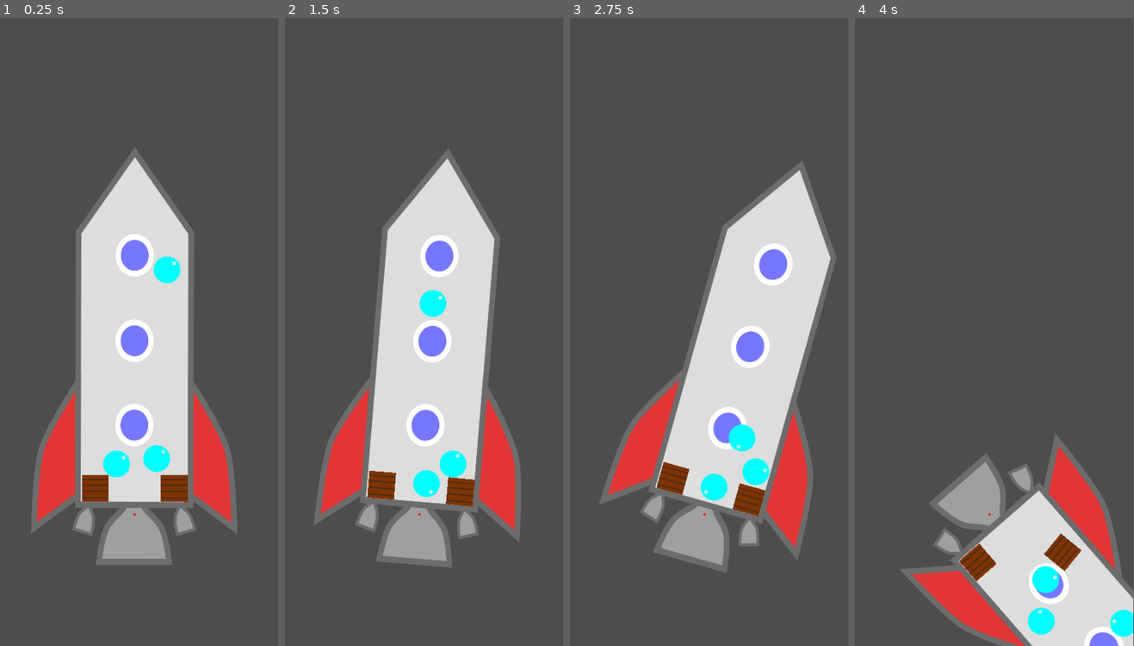
Above: before the commit, frames 1-4 (left to right).
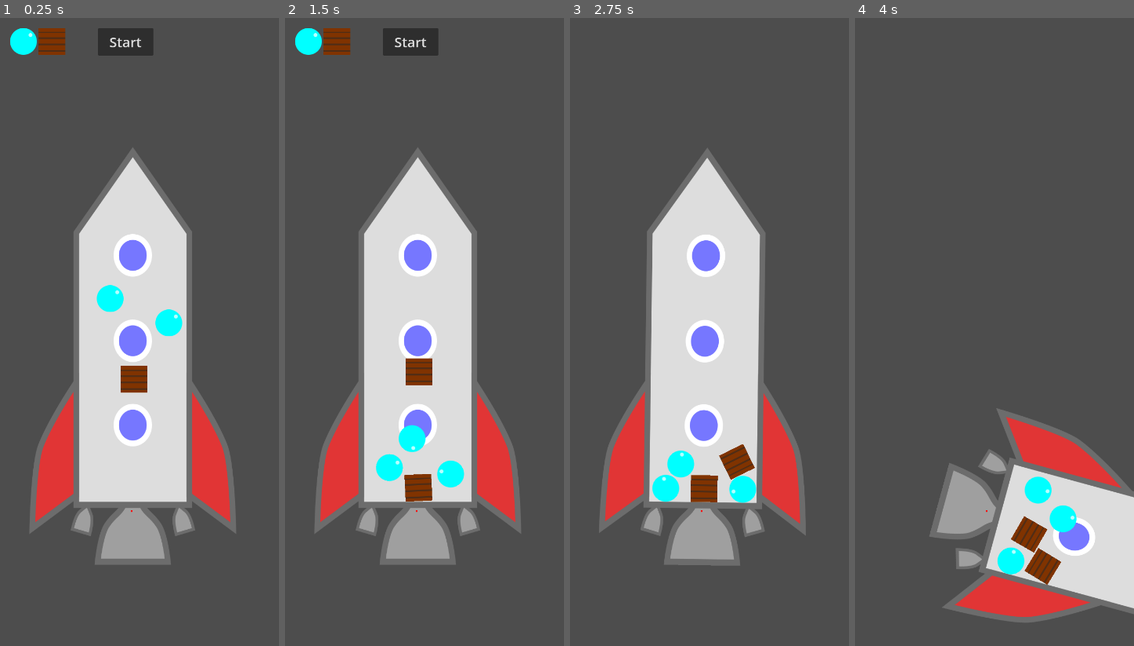
Above: after the commit, the same moments.

Repository: aligator/SpaceDelivery
Game: Godot game, scene res://world.tscn
The game is run twice, just before and just after one commit, with the same random seed, the same clock (stepped at 60 frames per second) and the same inputs.
Inputs (mouse positions are in pixels of both pictures, inside the frame that each line leads up to):
- Up to frame 1 (0.25 s): no input
- Up to frame 2 (1.5 s): click (307, 43) at 0.52 s; click (338, 43) at 1.27 s
- Up to frame 3 (2.75 s): click (695, 43) at 2 s, where only the run after the commit has a clickable "Start"
- Up to frame 4 (4 s): move the mouse to (1055, 300) at 2.77 s; hold Right (ui_right) 2.78-3.53 s; click (1055, 300) at 2.92 s; move the mouse to (938, 363) at 3.52 s; hold Left (ui_left) from 3.53 s (still down); click (938, 363) at 3.67 s
In our replay, the window is 355x800 before the commit and 356x800 after it. These sizes can differ from the game's own. Grey fills any space a smaller window leaves; there, only what the larger window draws over its background counts as a difference.

The runs differ from the first frame. In frame 1, 7.2% of the frame differs, in the area x 3-85%, y 1-88%; in frame 2, 17%; in frame 3, 28%, in the area x 10-96%, y 20-89%; in frame 4, 18%.

Commit message:
object placement

Diff:
--- a/objects/ball.tscn
+++ b/objects/ball.tscn
@@ -1,22 +1,31 @@
-[gd_scene load_steps=4 format=3 uid="uid://dykfwuv1coid1"]
+[gd_scene load_steps=5 format=3 uid="uid://dykfwuv1coid1"]
 
 [ext_resource type="Texture2D" uid="uid://gc8y7brk87ox" path="res://assets/ball.svg" id="1_ax7aw"]
+[ext_resource type="Script" path="res://objects/object.gd" id="1_xr6lr"]
 
 [sub_resource type="PhysicsMaterial" id="PhysicsMaterial_ql2by"]
-bounce = 1.0
+bounce = 0.5
 
 [sub_resource type="CircleShape2D" id="CircleShape2D_q1r4u"]
 radius = 32.0
 
-[node name="Ball" type="RigidBody2D"]
+[node name="Ball" type="Node2D"]
+position = Vector2(-32, -32)
+
+[node name="RigidBody2D" type="RigidBody2D" parent="."]
+collision_layer = 3
+input_pickable = true
 mass = 4.0
 physics_material_override = SubResource("PhysicsMaterial_ql2by")
+script = ExtResource("1_xr6lr")
 
-[node name="CollisionShape2D" type="CollisionShape2D" parent="."]
+[node name="CollisionShape2D" type="CollisionShape2D" parent="RigidBody2D"]
 position = Vector2(32, 32)
 shape = SubResource("CircleShape2D_q1r4u")
 debug_color = Color(0, 0.6, 0.701961, 0.419608)
 
-[node name="Ball" type="Sprite2D" parent="."]
+[node name="Ball" type="Sprite2D" parent="RigidBody2D"]
 position = Vector2(32, 32)
 texture = ExtResource("1_ax7aw")
+
+[connection signal="input_event" from="RigidBody2D" to="RigidBody2D" method="_on_input_event"]
--- a/objects/box.tscn
+++ b/objects/box.tscn
@@ -1,18 +1,27 @@
-[gd_scene load_steps=3 format=3 uid="uid://bmncbnlwcrmk8"]
+[gd_scene load_steps=4 format=3 uid="uid://bmncbnlwcrmk8"]
 
+[ext_resource type="Script" path="res://objects/object.gd" id="1_30ksu"]
 [ext_resource type="Texture2D" uid="uid://bd48s2kywab0j" path="res://assets/box.svg" id="1_ie0cn"]
 
 [sub_resource type="RectangleShape2D" id="RectangleShape2D_m5t1r"]
 size = Vector2(64, 64)
 
-[node name="Box" type="RigidBody2D"]
+[node name="Box" type="Node2D"]
+position = Vector2(-32, -32)
+
+[node name="RigidBody2D" type="RigidBody2D" parent="."]
+collision_layer = 3
+input_pickable = true
 mass = 10.0
+script = ExtResource("1_30ksu")
 
-[node name="CollisionShape2D" type="CollisionShape2D" parent="."]
+[node name="CollisionShape2D" type="CollisionShape2D" parent="RigidBody2D"]
 position = Vector2(32, 32)
 shape = SubResource("RectangleShape2D_m5t1r")
 debug_color = Color(0, 0.6, 0.701961, 0.419608)
 
-[node name="Box" type="Sprite2D" parent="."]
+[node name="Box" type="Sprite2D" parent="RigidBody2D"]
 position = Vector2(32, 32)
 texture = ExtResource("1_ie0cn")
+
+[connection signal="input_event" from="RigidBody2D" to="RigidBody2D" method="_on_input_event"]
--- /dev/null
+++ b/objects/object.gd
@@ -0,0 +1,28 @@
+extends RigidBody2D
+
+@onready var ui = get_node("/root/World/UI")
+@onready var spaceShipPlacementArea: Area2D = get_node("/root/World/SpaceShip/PlacementArea")
+@onready var parent = get_parent()
+
+var doMove: bool = false
+
+func _physics_process(delta):
+	freeze = doMove
+	if doMove:
+		rotation = 0
+		global_transform.origin = get_global_mouse_position() - Vector2(32, 32)
+
+
+func _on_input_event(viewport, event, shape_idx):
+	if !ui.isInEditMode:
+		return
+
+	if event is InputEventMouseButton:
+		if event.pressed:
+			if !doMove:
+				doMove = true
+			else:
+				print("test")
+				if spaceShipPlacementArea.overlaps_body(self):
+					print("inside")
+					doMove = false
--- a/project.godot
+++ b/project.godot
@@ -19,6 +19,7 @@
 
 window/size/viewport_width=400
 window/size/viewport_height=900
+window/stretch/mode="viewport"
 window/stretch/scale=0.6
 window/handheld/orientation=1
 
--- a/space_ship/space_ship.tscn
+++ b/space_ship/space_ship.tscn
@@ -13,7 +13,7 @@
 radius = 22.0
 
 [node name="SpaceShip" type="Node2D"]
-position = Vector2(0, -318)
+position = Vector2(6, -320)
 
 [node name="RigidBody2D" type="RigidBody2D" parent="."]
 mass = 10.0
@@ -24,22 +24,30 @@
 metadata/_edit_vertical_guides_ = []
 
 [node name="Rocket" type="Sprite2D" parent="RigidBody2D"]
-position = Vector2(1.99999, -30)
+position = Vector2(-3, -28)
 scale = Vector2(0.705714, 0.781519)
 texture = ExtResource("2_8j81e")
 
 [node name="CollisionPolygon2D" parent="RigidBody2D" instance=ExtResource("1_nxlyw")]
-position = Vector2(2, -2)
-polygon = PackedVector2Array(-128, -320, 0, -502, 128, -320, 128, 320, 64, 320, 41, 319, 41, 341, 41, 391, 30, 391, -45, 391, -45, 377, -45, 329, -42, 329, -23, 329, -23, 376, 25, 376, 25, 329, -23, 329, -45, 329, -45, 320, -128, 320)
+position = Vector2(-3, 0)
+polygon = PackedVector2Array(-128, -320, 0, -502, 128, -320, 128, 320, 64, 320, 41, 320, 41, 341, 41, 391, 25, 391, -45, 391, -45, 376, -45, 320, -25, 320, -25, 376, 20, 376, 20, 320, -23, 320, -45, 320, -128, 320)
 
 [node name="BottomCollision" type="StaticBody2D" parent="."]
 position = Vector2(-326, -670)
 physics_material_override = SubResource("PhysicsMaterial_x1v6m")
 
 [node name="CollisionShape2D" type="CollisionShape2D" parent="BottomCollision"]
-position = Vector2(328, 1021)
+position = Vector2(320, 1013)
 shape = SubResource("CircleShape2D_6oinw")
 
 [node name="Red" type="Sprite2D" parent="BottomCollision/CollisionShape2D"]
 scale = Vector2(0.25, 0.25)
 texture = ExtResource("4_3g2xk")
+
+[node name="PlacementArea" type="Area2D" parent="."]
+collision_layer = 2
+collision_mask = 2
+
+[node name="CollisionPolygon2D" type="CollisionPolygon2D" parent="PlacementArea"]
+position = Vector2(-175, -389)
+polygon = PackedVector2Array(45, 69, 44, 709, 300, 709, 299, 69, 172, -113)
--- /dev/null
+++ b/spawner.gd
@@ -0,0 +1,20 @@
+extends TextureButton
+
+@export var scene: PackedScene
+@onready var ship = get_tree().root.get_node("/root/World/SpaceShip")
+@onready var ui = get_owner()
+
+# Called when the node enters the scene tree for the first time.
+func _ready():
+	pass # Replace with function body.
+
+
+# Called every frame. 'delta' is the elapsed time since the previous frame.
+func _process(delta):
+	pass
+
+
+func _on_pressed():
+	if ui.isInEditMode:
+		var newObject = scene.instantiate()
+		ship.add_child(newObject)
--- /dev/null
+++ b/ui.gd
@@ -0,0 +1,23 @@
+extends Control
+
+@export var isInEditMode: bool = true
+@onready var shipBody: RigidBody2D = get_tree().root.get_node("/root/World/SpaceShip/RigidBody2D")
+@onready var startButton: Button = $StartButton
+@onready var spawners: HBoxContainer = $Spawners
+
+# Called when the node enters the scene tree for the first time.
+func _ready():
+
+	pass # Replace with function body.
+
+
+# Called every frame. 'delta' is the elapsed time since the previous frame.
+func _process(delta):
+	shipBody.freeze = isInEditMode
+	pass
+
+
+func _on_button_pressed():
+	isInEditMode = false
+	startButton.visible = false
+	spawners.visible = false
--- /dev/null
+++ b/ui.tscn
@@ -0,0 +1,53 @@
+[gd_scene load_steps=8 format=3 uid="uid://kiq1e5hkw3ty"]
+
+[ext_resource type="Texture2D" uid="uid://gc8y7brk87ox" path="res://assets/ball.svg" id="1_6n8xg"]
+[ext_resource type="Script" path="res://ui.gd" id="1_q0ebk"]
+[ext_resource type="Script" path="res://spawner.gd" id="2_18c3w"]
+[ext_resource type="PackedScene" uid="uid://dykfwuv1coid1" path="res://objects/ball.tscn" id="3_ag06f"]
+[ext_resource type="Texture2D" uid="uid://bd48s2kywab0j" path="res://assets/box.svg" id="5_6iyxs"]
+[ext_resource type="PackedScene" uid="uid://bmncbnlwcrmk8" path="res://objects/box.tscn" id="5_a0nsx"]
+
+[sub_resource type="Theme" id="Theme_dxkmd"]
+default_font_size = 33
+
+[node name="UI" type="Control"]
+layout_mode = 3
+anchors_preset = 15
+anchor_right = 1.0
+anchor_bottom = 1.0
+grow_horizontal = 2
+grow_vertical = 2
+script = ExtResource("1_q0ebk")
+
+[node name="StartButton" type="Button" parent="."]
+layout_mode = 0
+offset_left = 234.0
+offset_top = 24.0
+offset_right = 366.0
+offset_bottom = 90.0
+theme = SubResource("Theme_dxkmd")
+text = "Start
+"
+
+[node name="Spawners" type="HBoxContainer" parent="."]
+layout_mode = 0
+offset_left = 24.0
+offset_top = 24.0
+offset_right = 156.0
+offset_bottom = 88.0
+
+[node name="BallSpawner" type="TextureButton" parent="Spawners"]
+layout_mode = 2
+texture_normal = ExtResource("1_6n8xg")
+script = ExtResource("2_18c3w")
+scene = ExtResource("3_ag06f")
+
+[node name="BoxSpawner" type="TextureButton" parent="Spawners"]
+layout_mode = 2
+texture_normal = ExtResource("5_6iyxs")
+script = ExtResource("2_18c3w")
+scene = ExtResource("5_a0nsx")
+
+[connection signal="pressed" from="StartButton" to="." method="_on_button_pressed"]
+[connection signal="pressed" from="Spawners/BallSpawner" to="Spawners/BallSpawner" method="_on_pressed"]
+[connection signal="pressed" from="Spawners/BoxSpawner" to="Spawners/BoxSpawner" method="_on_pressed"]
--- a/world.tscn
+++ b/world.tscn
@@ -1,7 +1,8 @@
-[gd_scene load_steps=4 format=3 uid="uid://dk7fauks4c8r6"]
+[gd_scene load_steps=5 format=3 uid="uid://dk7fauks4c8r6"]
 
 [ext_resource type="PackedScene" uid="uid://4csvsrllbajr" path="res://space_ship/space_ship.tscn" id="1_t2rh0"]
 [ext_resource type="PackedScene" uid="uid://bmncbnlwcrmk8" path="res://objects/box.tscn" id="2_0gxck"]
+[ext_resource type="PackedScene" uid="uid://kiq1e5hkw3ty" path="res://ui.tscn" id="2_vho4v"]
 [ext_resource type="PackedScene" uid="uid://dykfwuv1coid1" path="res://objects/ball.tscn" id="3_7t0o0"]
 
 [node name="World" type="Node2D"]
@@ -9,17 +10,12 @@
 [node name="SpaceShip" parent="." instance=ExtResource("1_t2rh0")]
 position = Vector2(320, 835)
 
+[node name="Box" parent="SpaceShip" instance=ExtResource("2_0gxck")]
+
 [node name="Ball" parent="SpaceShip" instance=ExtResource("3_7t0o0")]
-position = Vector2(27, 180)
+position = Vector2(-89, -225)
 
 [node name="Ball2" parent="SpaceShip" instance=ExtResource("3_7t0o0")]
-position = Vector2(-73, 170)
+position = Vector2(51, -167)
 
-[node name="Ball3" parent="SpaceShip" instance=ExtResource("3_7t0o0")]
-position = Vector2(48, -294)
-
-[node name="Box" parent="SpaceShip" instance=ExtResource("2_0gxck")]
-position = Vector2(64, 252)
-
-[node name="Box2" parent="SpaceShip" instance=ExtResource("2_0gxck")]
-position = Vector2(-124, 252)
+[node name="UI" parent="." instance=ExtResource("2_vho4v")]
